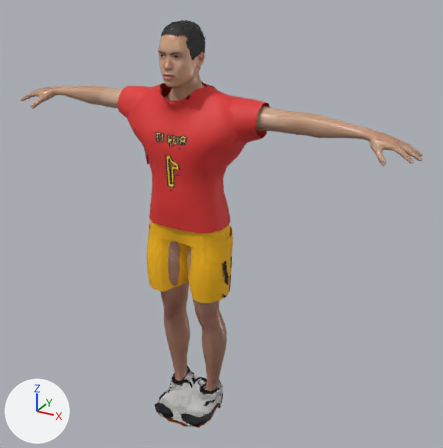
The glTF model FEL-full-app/public/models/rivals/bolt.glb as it was, and as the next commit left it.
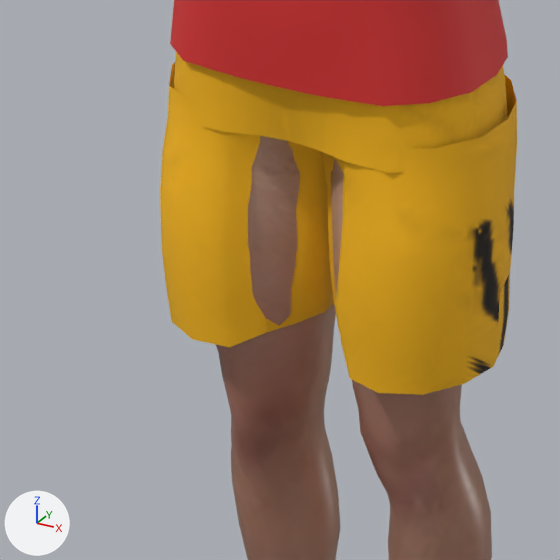
Each version is shown whole from a 50 mm camera at (1.341, -2.172, 2.086) aimed at (0.119, 0.05, 0.975), then close up on the part from 24% to 55% of the width and 46% to 76% of the height. The axes (+X, +Y, +Z) are drawn at lower left. The lights are the same throughout. The last two pictures show the newer version. Where no turn or scale is listed for an object, it has been applied to the vertices. Vertices at exactly the same position are counted once.

The first close-up shows 'Body', 'Kit_shorts_shorts_baggy', 'Kit_tops_top_jersey'.
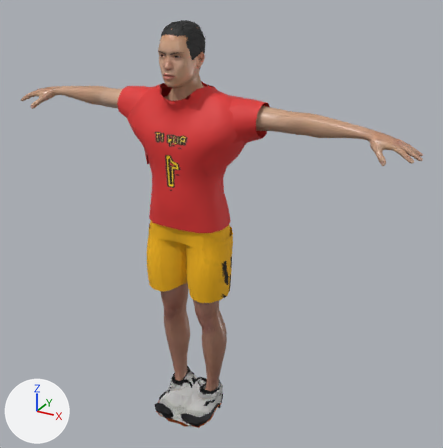
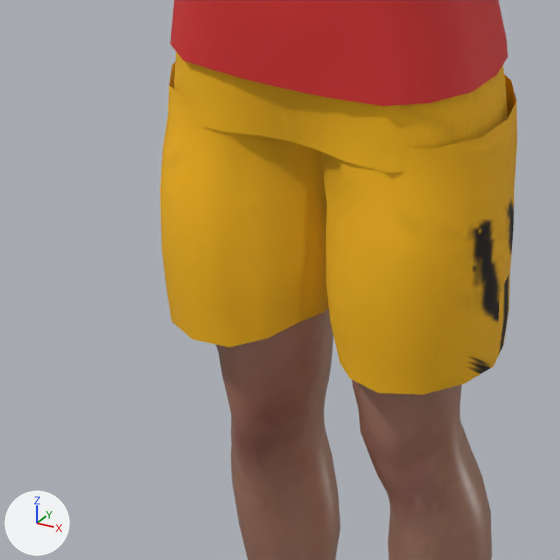
What differs and where, as boxes (x1, y1, x2, y2) in the close-ups (560 x 560 px; the box of a moved part takes in the faces that stretch with it):
```json
{"part": 1, "of": "me_cargo_pants", "change": "moved or reshaped", "before": [224, 132, 383, 347], "after": [224, 132, 383, 378]}
```

The change, as JSON lines over the scene's bpy script:
```json
{"block": "me_cargo_pants", "where": "me_cargo_pants.from_pydata(...)  # 321 vertices, 528 faces; spans x -0.206..0.209, y -0.166..0.112, z 0.675..1.112"}
{"block": "me_cargo_pants", "where": "# used by ob_kit_shorts_shorts_baggy; location = (0.0, 0.0, 0.0)"}
{"block": "me_cargo_pants", "change": "me_cargo_pants part 1"}
{"op": "set", "path": "me_cargo_pants.vertices[138].co", "old": "(0.074, -0.134, 0.906)", "new": "(0.073, -0.138, 0.906)", "note": "pixel (347, 181) -> pixel (344, 182)"}
{"op": "set", "path": "me_cargo_pants.vertices[139].co", "old": "(0.047, -0.099, 0.908)", "new": "(0.036, -0.115, 0.908)", "note": "not seen -> pixel (325, 164)"}
{"op": "set", "path": "me_cargo_pants.vertices[153].co", "old": "(0.055, -0.107, 0.868)", "new": "(0.042, -0.125, 0.869)", "note": "not seen -> pixel (326, 202)"}
{"op": "set", "path": "me_cargo_pants.vertices[167].co", "old": "(0.056, -0.106, 0.82)", "new": "(0.04, -0.126, 0.821)", "note": "not seen -> pixel (326, 242)"}
{"op": "set", "path": "me_cargo_pants.vertices[181].co", "old": "(0.055, -0.107, 0.773)", "new": "(0.039, -0.126, 0.773)", "note": "not seen -> pixel (326, 282)"}
{"op": "set", "path": "me_cargo_pants.vertices[195].co", "old": "(0.061, -0.107, 0.73)", "new": "(0.045, -0.129, 0.727)", "note": "not seen -> pixel (330, 322)"}
{"op": "set", "path": "me_cargo_pants.vertices[209].co", "old": "(0.072, -0.103, 0.686)", "new": "(0.056, -0.129, 0.68)", "note": "not seen -> pixel (339, 362)"}
{"op": "set", "path": "me_cargo_pants.vertices[234].co", "old": "(-0.044, -0.097, 0.912)", "new": "(-0.032, -0.112, 0.912)", "note": "not seen -> pixel (273, 147)"}
{"op": "set", "path": "me_cargo_pants.vertices[248].co", "old": "(-0.051, -0.104, 0.866)", "new": "(-0.037, -0.122, 0.867)", "note": "not seen -> pixel (265, 187)"}
{"op": "set", "path": "me_cargo_pants.vertices[262].co", "old": "(-0.054, -0.107, 0.82)", "new": "(-0.038, -0.127, 0.822)", "note": "not seen -> pixel (263, 226)"}
{"op": "set", "path": "me_cargo_pants.vertices[276].co", "old": "(-0.053, -0.109, 0.774)", "new": "(-0.038, -0.128, 0.774)", "note": "not seen -> pixel (264, 265)"}
{"op": "set", "path": "me_cargo_pants.vertices[290].co", "old": "(-0.052, -0.111, 0.73)", "new": "(-0.039, -0.128, 0.728)", "note": "not seen -> pixel (265, 302)"}
{"op": "set", "path": "me_cargo_pants.vertices[304].co", "old": "(-0.048, -0.115, 0.682)", "new": "(-0.042, -0.123, 0.68)", "note": "pixel (266, 332) -> pixel (267, 338)"}
```
